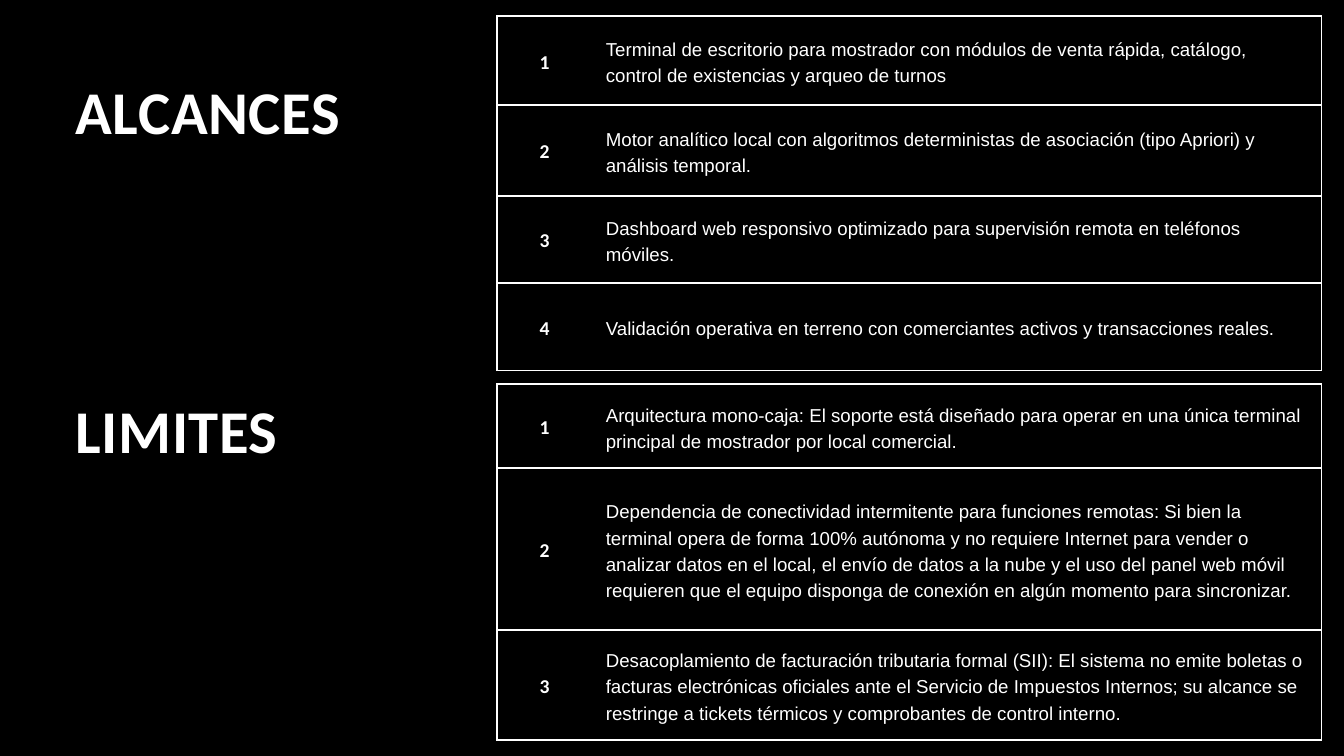
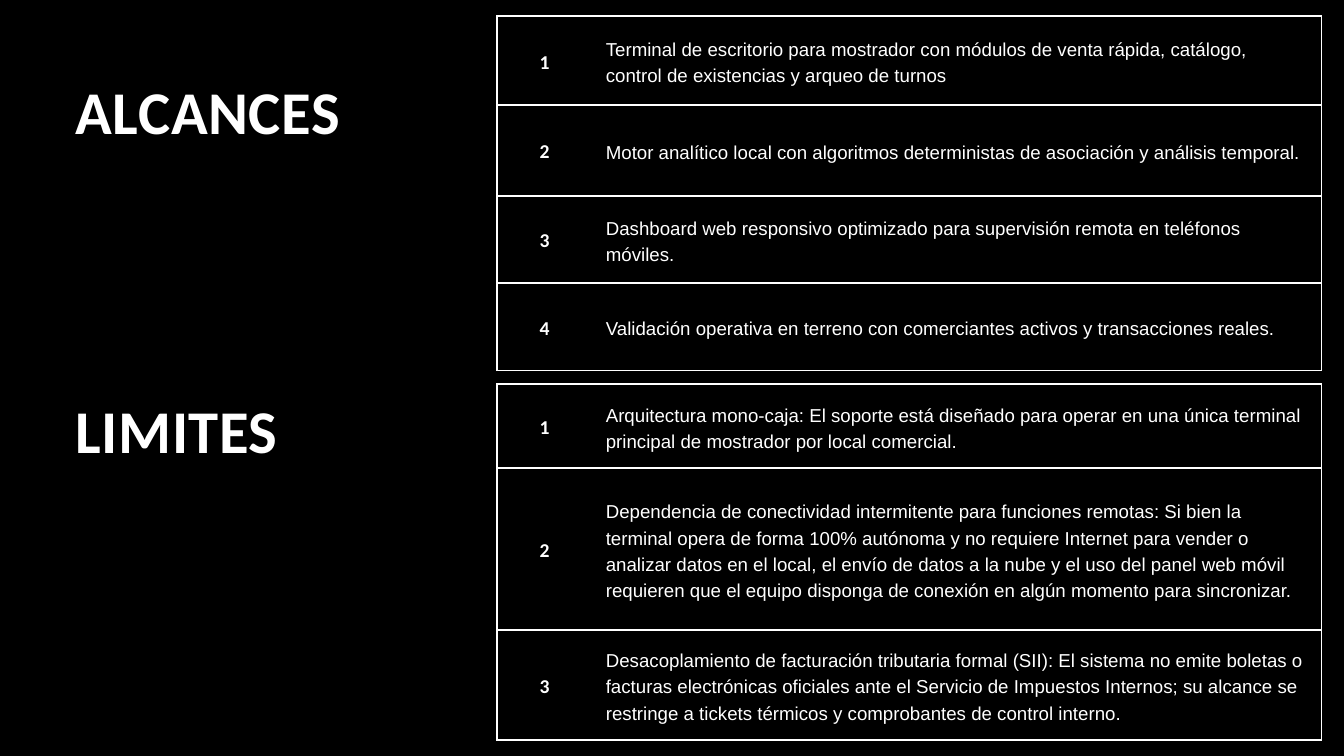
Before and after one commit to joaqo-dev/ARKEN-Motors-Capstone, a slide deck: slide 7 of Fase 1/Evidencias Grupales/Presentacion_Proyecto.pptx. Drawn at 1344x756 pixels with LibreOffice and Linux fonts; fonts in the diff are those of the drawing. Boxes give left, top, right and bottom in pixels: in the first picture for what was removed or moved away, otherwise in the second. Text is boxed around its words. In the diff, an @@ line names an element or a change of style, - is before the commit and + after.

```diff
--- a/Fase 1/Evidencias Grupales/Presentacion_Proyecto.pptx
+++ b/Fase 1/Evidencias Grupales/Presentacion_Proyecto.pptx
@@ table at [497, 16, 1322, 370] @@
-row 2, column 2: Motor analítico local con algoritmos deterministas de asociación (tipo Apriori) y análisis temporal.
+row 2, column 2: Motor analítico local con algoritmos deterministas de asociación y análisis temporal.
```
Also in this commit, not shown: 3 other slides changed.
